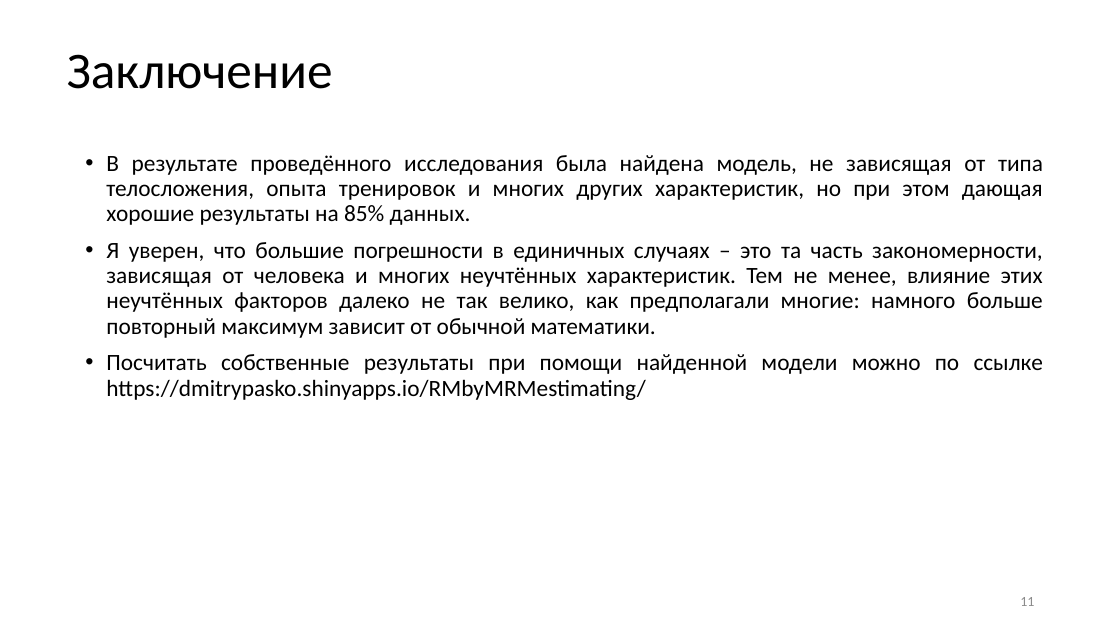
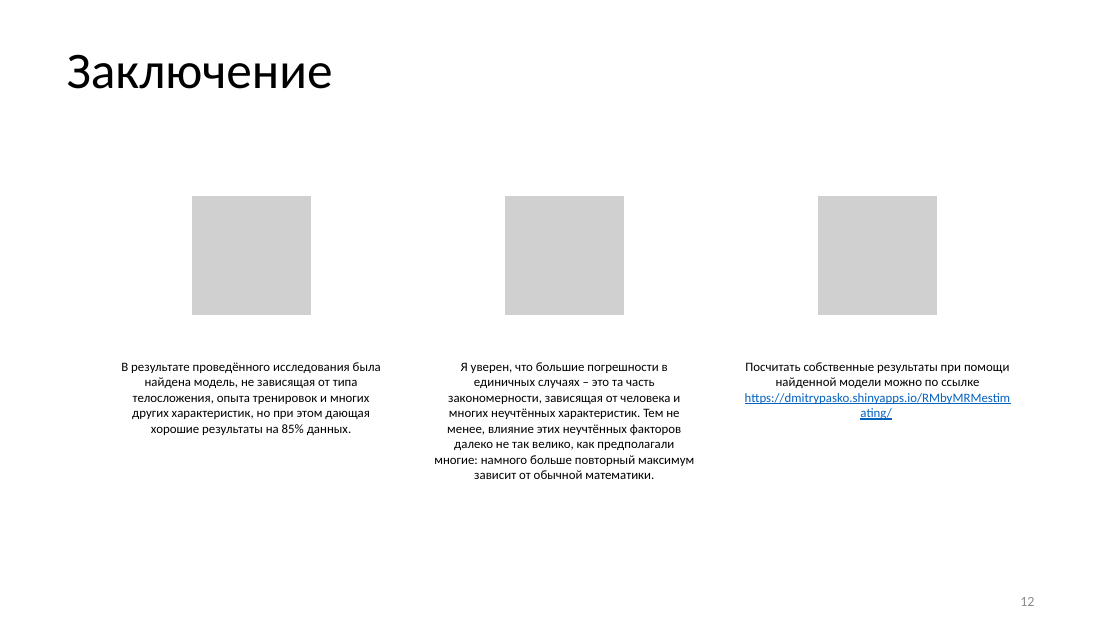
Before and after one commit to PasaOpasen/6-course-tasks, a slide deck: slide 12 of Дисер/презентация/Регрессионные модели для определения повторного максимума в пауэрлифтинге. Пасько.pptx (slide 11 before the commit). Drawn at 1120x630 pixels with LibreOffice and Linux fonts; fonts in the diff are those of the drawing; grey boxes stand for pictures. Boxes give left, top, right and bottom in pixels: in the first picture for what was removed or moved away, otherwise in the second. Text is boxed around its words. In the diff, an @@ line names an element or a change of style, - is before the commit and + after.

```diff
--- a/Дисер/презентация/Регрессионные модели для определения повторного максимума в пауэрлифтинге. Пасько.pptx
+++ b/Дисер/презентация/Регрессионные модели для определения повторного максимума в пауэрлифтинге. Пасько.pptx
@@ text removed at bbox=[106, 155, 1043, 400] @@
-• В результате проведённого исследования была найдена модель, не зависящая от типа телосложения, опыта тренировок и многих других характеристик, но при этом дающая хорошие результаты на 85% данных.
-• Я уверен, что большие погрешности в единичных случаях – это та часть закономерности, зависящая от человека и многих неучтённых характеристик. Тем не менее, влияние этих неучтённых факторов далеко не так велико, как предполагали многие: намного больше повторный максимум зависит от обычной математики.
-• Посчитать собственные результаты при помощи найденной модели можно по ссылке https://dmitrypasko.shinyapps.io/RMbyMRMestimating/
@@ group added at bbox=[121, 196, 1011, 479]: 3 pictures, 3 texts @@
+В результате проведённого исследования была найдена модель, не зависящая от типа телосложения, опыта тренировок и многих других характеристик, но при этом дающая хорошие результаты на 85% данных.
+Я уверен, что большие погрешности в единичных случаях – это та часть закономерности, зависящая от человека и многих неучтённых характеристик. Тем не менее, влияние этих неучтённых факторов далеко не так велико, как предполагали многие: намного больше повторный максимум зависит от обычной математики.
+Посчитать собственные результаты при помощи найденной модели можно по ссылке https://dmitrypasko.shinyapps.io/RMbyMRMestimating/
@@ page number at bbox=[1020, 597, 1034, 606]: text changed @@
-11
+12
```
Also in this commit, not shown: 6 other slides changed, 1 slide added, 2 other files.
